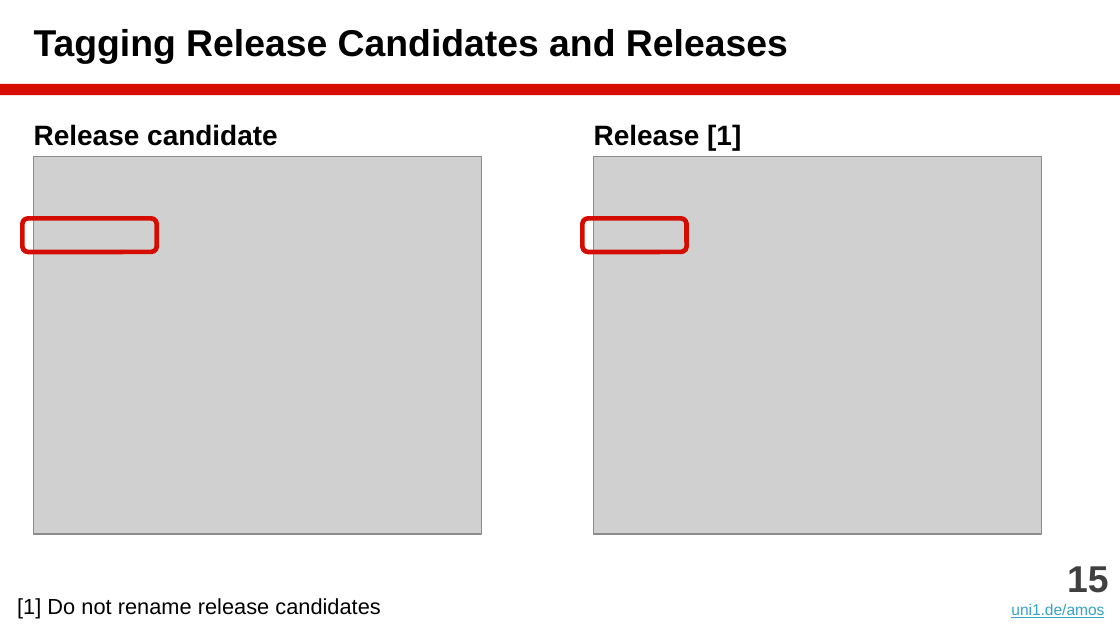
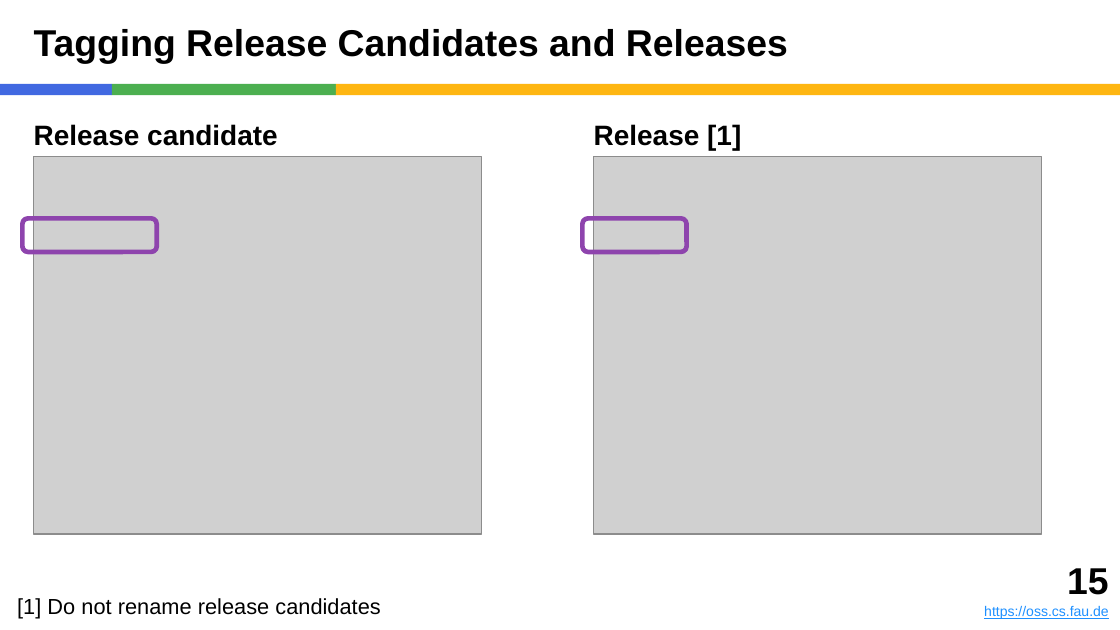
Before and after one commit to dirkriehle/amos-course, a slide deck: slide 15 of Lecture slides/AMOS B02 - Scrum and AMOS.pptx. Drawn at 1120x630 pixels with LibreOffice and Linux fonts; fonts in the diff are those of the drawing; grey boxes stand for pictures. Boxes give left, top, right and bottom in pixels: in the first picture for what was removed or moved away, otherwise in the second. Text is boxed around its words. In the diff, an @@ line names an element or a change of style, - is before the commit and + after.

```diff
--- a/Lecture slides/AMOS B02 - Scrum and AMOS.pptx
+++ b/Lecture slides/AMOS B02 - Scrum and AMOS.pptx
@@ rectangle added at <box>0,84,112,95</box>, fill #4169E1 @@
@@ rectangle added at <box>112,84,336,95</box>, fill #4CAF50 @@
@@ rectangle: place and size @@
-rectangle at <box>0,84,1120,95</box>
+rectangle at <box>336,84,1120,95</box>
@@ rectangle at <box>336,84,1120,95</box>: fill #D50D01 to #FEB612 @@
@@ rounded rectangle at <box>22,218,157,252</box>: outline #D50D01 3 pt to #8E44AD 3 pt @@
@@ rounded rectangle at <box>582,218,687,252</box>: outline #D50D01 3 pt to #8E44AD 3 pt @@
@@ text: place and size @@
-text at <box>1011,566,1108,618</box>
+text at <box>984,568,1109,619</box>
@@ text at <box>1067,568,1108,595</box>: text colour #404040 to #000000 in "15" @@
@@ text at <box>984,606,1109,619</box>: text changed; size 10 to 9 pt; text colour #34A3C5 to #1E90FF @@
-uni1.de/amos
+https://oss.cs.fau.de
```
Also in this commit, not shown: 43 other slides changed, 6 other files.
